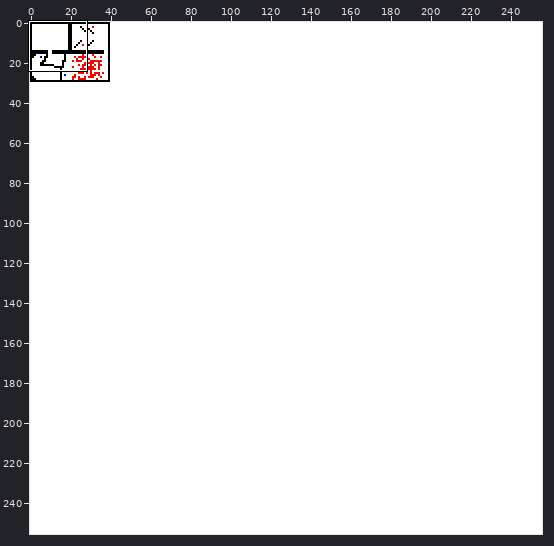
Sprite sheet -- core/assets/map2.png. Above: a wide view before the commit, with the close-up outlined.
Close-up. Before:
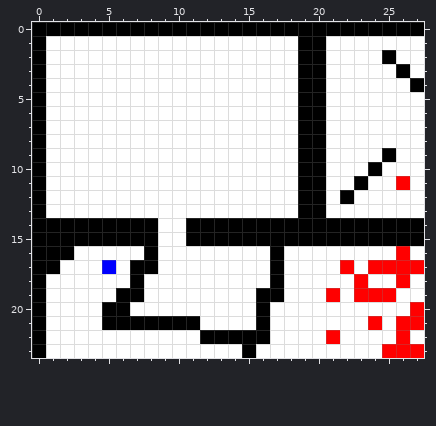
The file is 256x256 pixels. Shown: x 0..27, y 0..23.
New version:
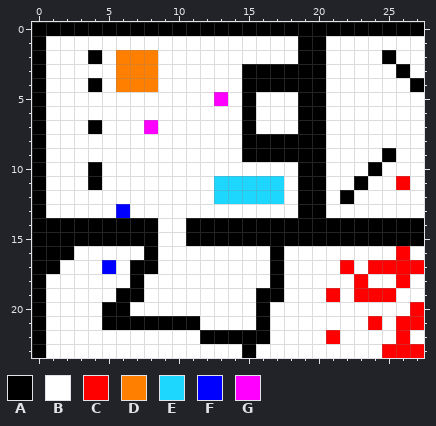
Palette (. is transparent): A #000000  B #ffffff  C #ff0000  D #ff8000  E #1ed7ff  F #0000ff  G #ff00ff
What changed:
{"y":2,"x":4,"old":"B","new":"A"}
{"y":2,"x":6,"old":"BBB","new":"DDD"}
{"y":3,"x":6,"old":"BBB","new":"DDD"}
{"y":3,"x":15,"old":"BBBB","new":"AAAA"}
{"y":4,"x":4,"old":"B","new":"A"}
{"y":4,"x":6,"old":"BBB","new":"DDD"}
{"y":4,"x":15,"old":"BBBB","new":"AAAA"}
{"y":5,"x":13,"old":"B","new":"G"}
{"y":5,"x":15,"old":"B","new":"A"}
{"y":6,"x":15,"old":"B","new":"A"}
{"y":7,"x":4,"old":"B","new":"A"}
{"y":7,"x":8,"old":"B","new":"G"}
{"y":7,"x":15,"old":"B","new":"A"}
{"y":8,"x":15,"old":"BBBB","new":"AAAA"}
{"y":9,"x":15,"old":"BBBB","new":"AAAA"}
{"y":10,"x":4,"old":"B","new":"A"}
{"y":11,"x":4,"old":"B","new":"A"}
{"y":11,"x":13,"old":"BBBBB","new":"EEEEE"}
{"y":12,"x":13,"old":"BBBBB","new":"EEEEE"}
{"y":13,"x":6,"old":"B","new":"F"}
{"label":"changed","picture_box":[88,50,158,218]}
{"label":"changed","picture_box":[214,64,298,204]}
